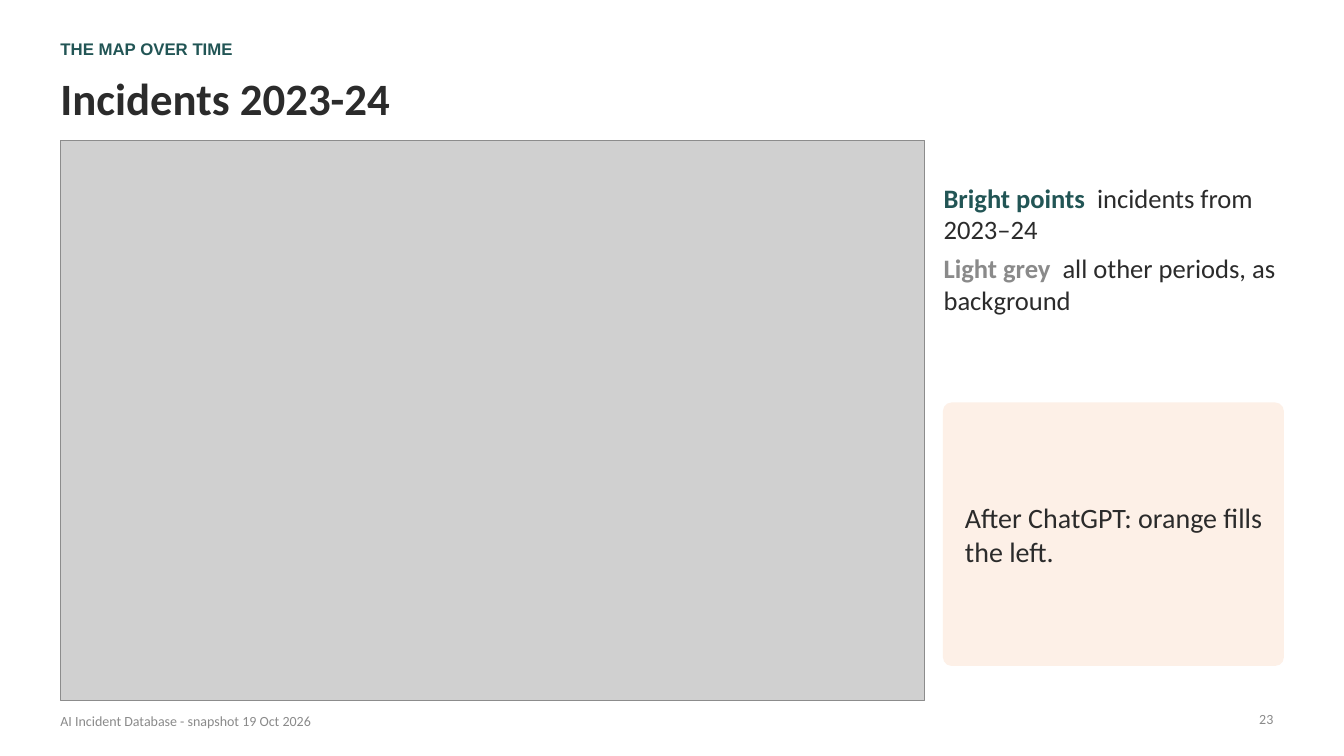
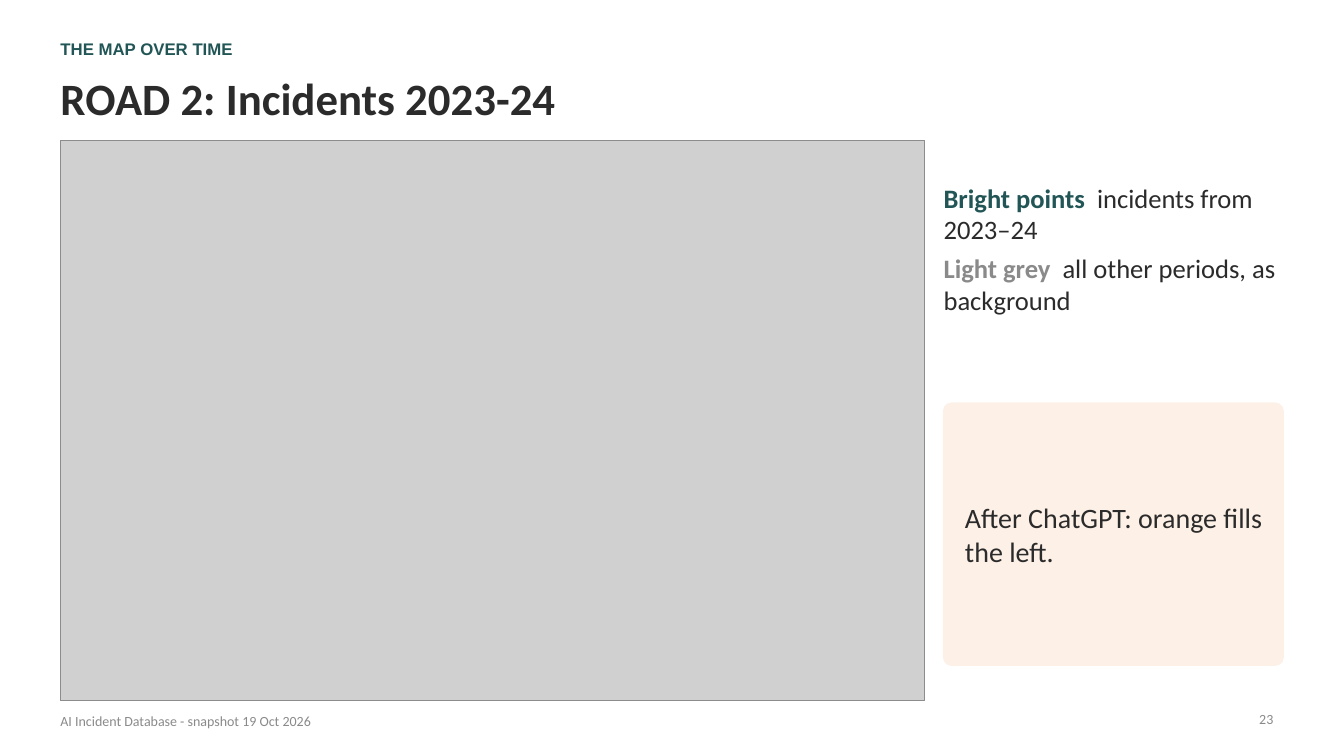
Before and after one commit to nnamyslowska/ai-incidents-analysis, a slide deck: slide 23 of From AI that breaks to AI that is weaponized - AIID.pptx. Drawn at 1344x756 pixels with LibreOffice and Linux fonts; fonts in the diff are those of the drawing; grey boxes stand for pictures. Boxes give left, top, right and bottom in pixels: in the first picture for what was removed or moved away, otherwise in the second. Text is boxed around its words. In the diff, an @@ line names an element or a change of style, - is before the commit and + after.

Commit message:
Added changes to slide titles

```diff
--- a/From AI that breaks to AI that is weaponized - AIID.pptx
+++ b/From AI that breaks to AI that is weaponized - AIID.pptx
@@ title at box(60, 83, 555, 116): text changed @@
-Incidents 2023-24
+ROAD 2: Incidents 2023-24
```
Also in this commit, not shown: 10 other slides changed, 1 other file.
